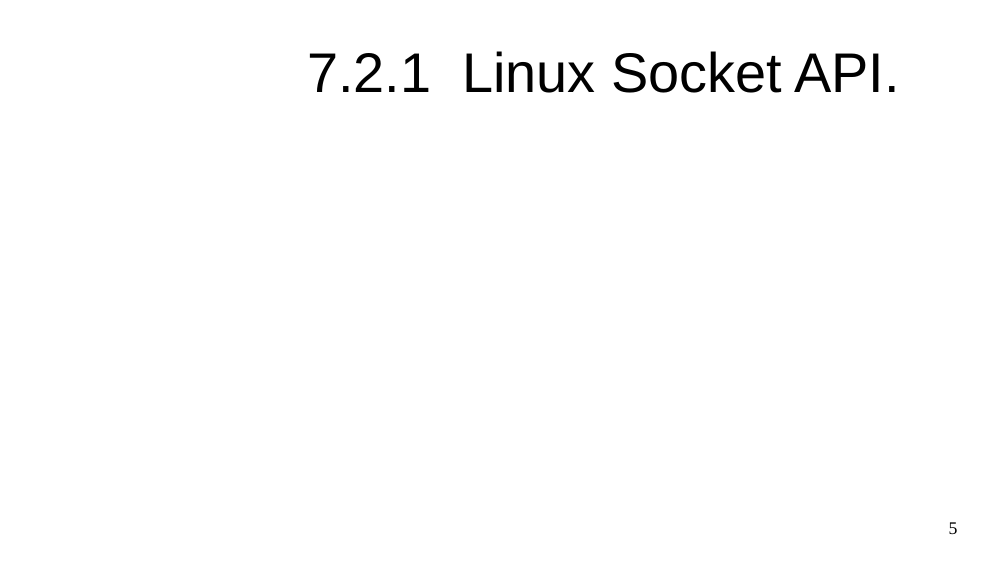
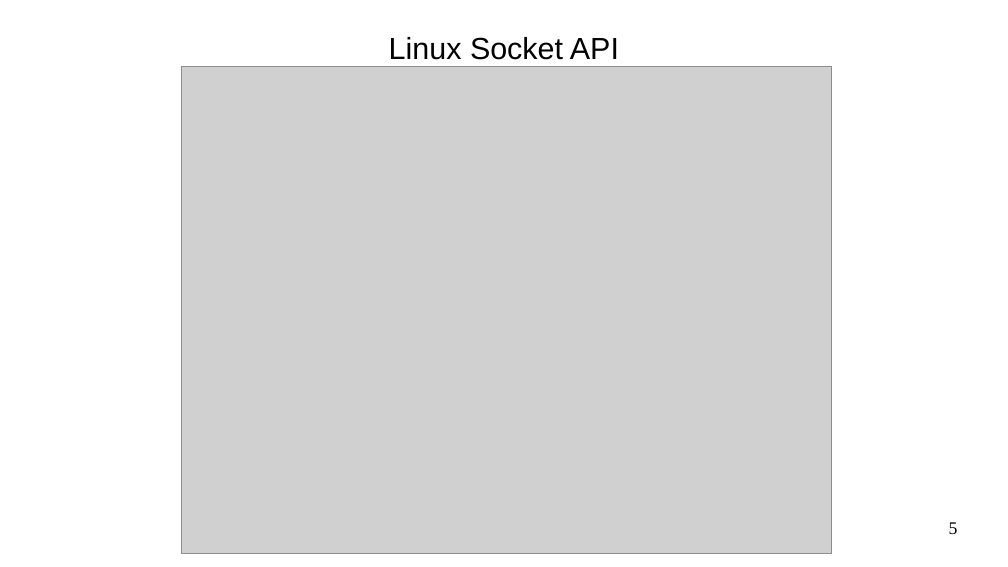
Before and after one commit to steelcraft/stud-lab, a slide deck: slide 5 of Лекции/CBNET01#L5.odp. Drawn at 1008x567 pixels with LibreOffice and Linux fonts; fonts in the diff are those of the drawing; grey boxes stand for pictures. Boxes give left, top, right and bottom in pixels: in the first picture for what was removed or moved away, otherwise in the second. Text is boxed around its words. In the diff, an @@ line names an element or a change of style, - is before the commit and + after.

```diff
--- a/Лекции/CBNET01#L5.odp
+++ b/Лекции/CBNET01#L5.odp
@@ title at <box>389,37,619,60</box>: text changed; size 44 to 24 pt @@
-7.2.1 Linux Socket API.
+Linux Socket API
@@ picture added at <box>181,66,831,553</box> @@
```
Also in this commit, not shown: 1 other slide changed, 2 slides added, 2 slides removed.
